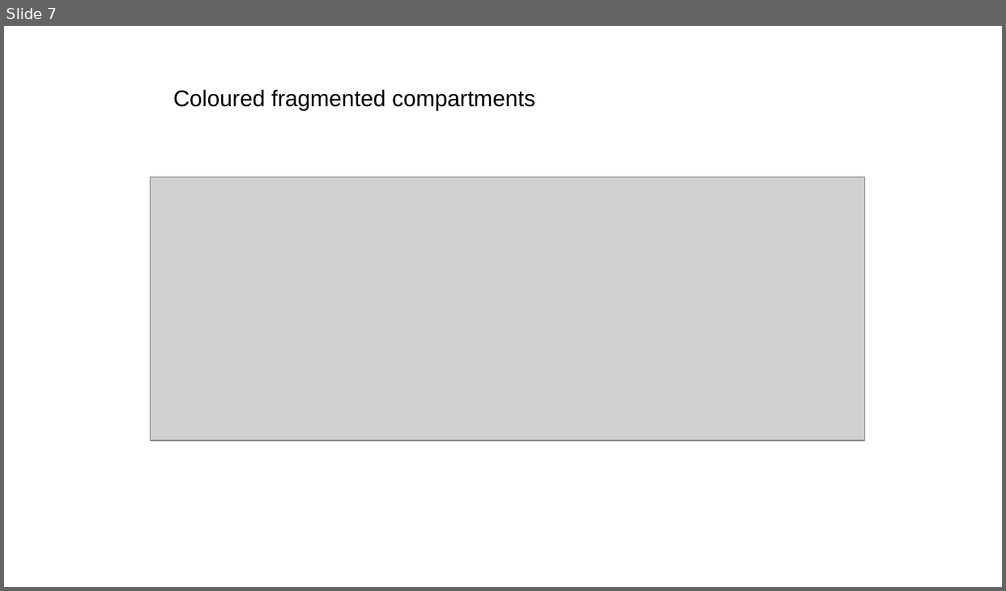
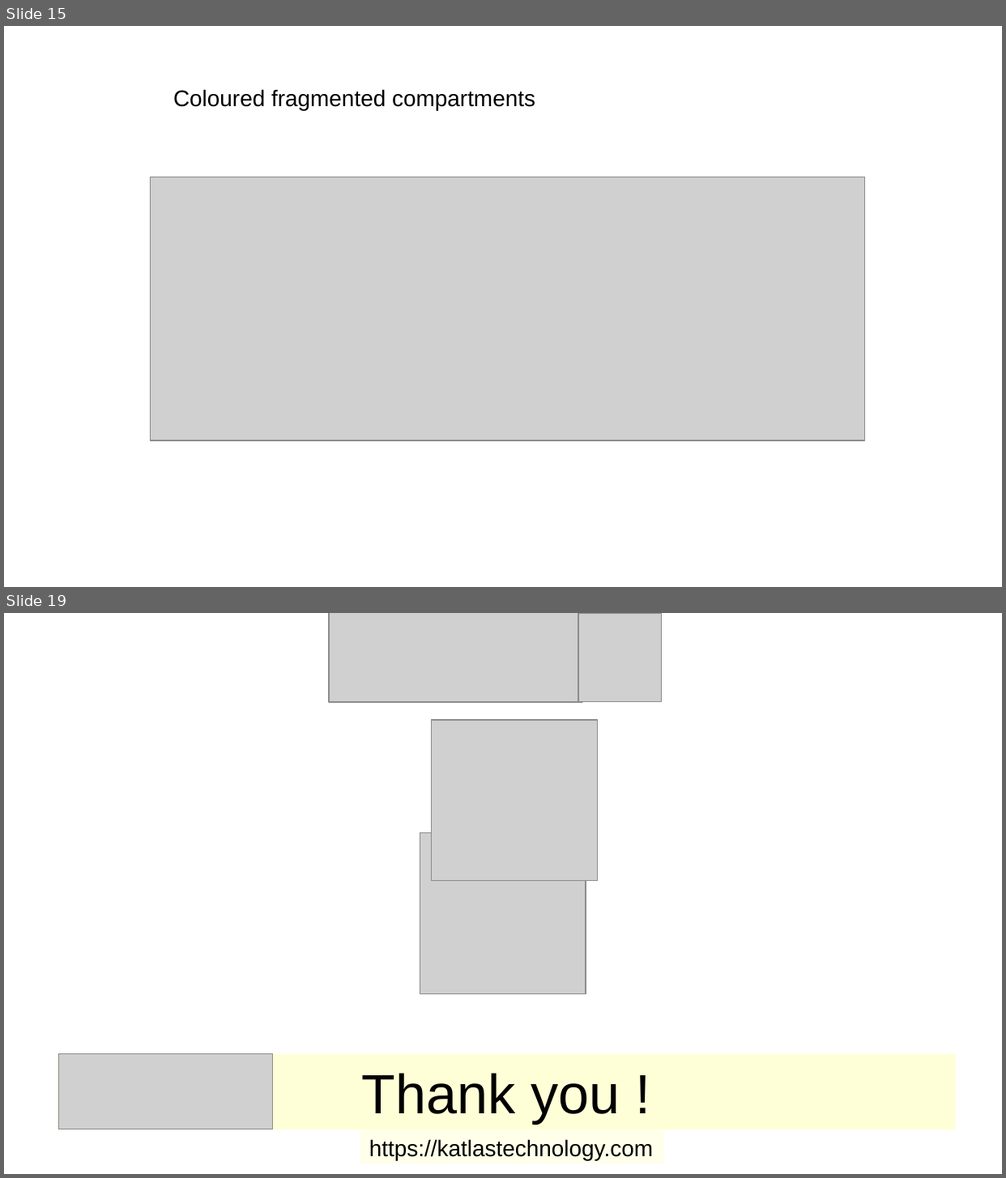
Before and after one commit to root1m3/morello, a slide deck: doc/comparmentalization.odp. Shown one above the other, each under a label of ours: slide 7 before the commit, slides 15 and 19 after it; the slides between them are not shown. The pictures are 1006x591 and 1006x1178 pixels, drawn with LibreOffice and Linux fonts; fonts in the diff are those of the drawing; grey boxes stand for pictures; background and template pictures are left out. Boxes give left, top, right and bottom in pixels: in the first picture for what was removed or moved away, otherwise in the second. Text is boxed around its words. In the diff, an @@ line names an element or a change of style, - is before the commit and + after.

```diff
--- a/doc/comparmentalization.odp
+++ b/doc/comparmentalization.odp
@@ slide 19 added at <box>4,613,1002,1174</box>, background picture (left out) @@
@@ picture added at <box>329,613,582,702</box> @@
@@ picture added at <box>578,613,662,702</box> @@
@@ picture added at <box>432,720,597,881</box> @@
@@ picture added at <box>420,833,586,995</box> @@
@@ title added at <box>57,1054,956,1129</box>, fill #FFFFD7, 44 pt, text #000000 @@
+Thank you !
@@ picture added at <box>58,1054,272,1129</box> @@
@@ rectangle added at <box>360,1130,664,1165</box>, fill #FFFFD7 at 50% opacity, 18 pt, text #000000 @@
+https://katlastechnology.com
@@ what was slide 7 is now slide 15 @@
```
Also in this commit, not shown: 1 slide changed, 11 other slides added.
